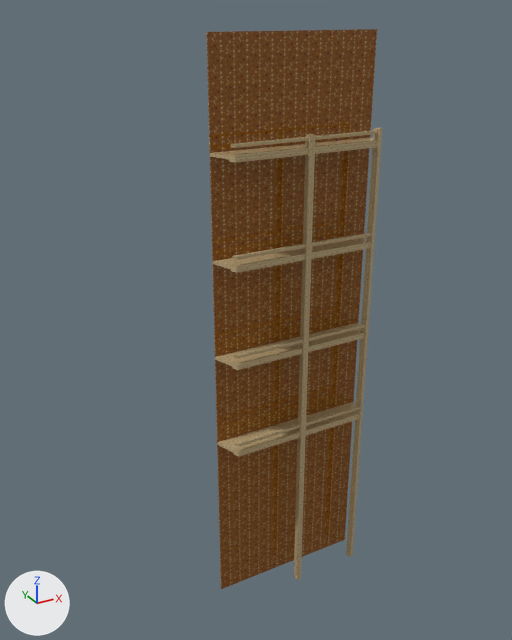
One commit to the glTF model environment_models/assets/SM_Wall.glb: the scene before it, then after it.
Before and after are seen from a 50 mm lens placed at (-21.5, -45.8, 49.4), pointed at (3.9, 0.3, 26.4). Arrows for +X, +Y and +Z are at lower left; the lights stay in place. Where no turn or scale is listed for an object, it has been applied to the vertices. Vertices at the same position are counted once.

Objects in the first picture: 'SM_Wall'.
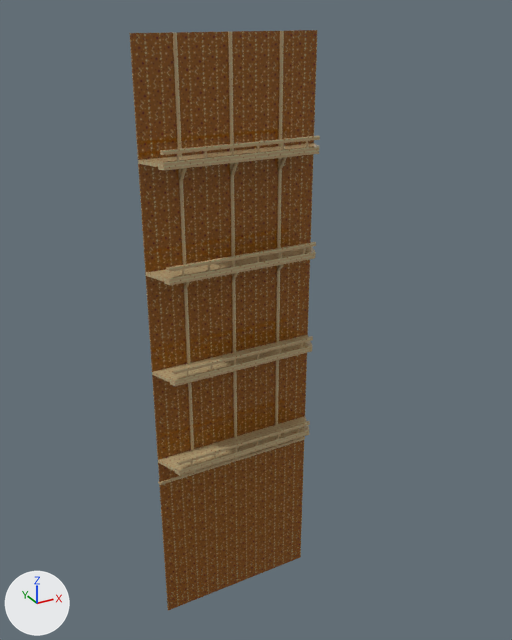
The change, as JSON lines over the scene's bpy script:
```json
{"block": "me_sm_wall", "where": "# used by ob_sm_wall; location = (0.0, 1.0, 0.0)"}
{"op": "remove", "block": "me_sm_wall", "code": "me_sm_wall.from_pydata(...)  # 120 vertices, 180 faces; spans x 0.0..14.0, y -3.4..-0.9, z 0.0..48.0"}
{"op": "add", "block": "me_sm_wall", "code": "me_sm_wall.from_pydata(...)  # 472 vertices, 580 faces; spans x 0.0..14.1, y -3.3..-0.9, z 0.0..48.0"}
{"block": "me_sm_wall", "change": "me_sm_wall part 1: 8 vertices moved from x 0.6..0.9, y -3.2..-3.0, z 16.8..40.8 to x 0.9..6.9, y -3.3, z 16.8..40.8; 48 vertices removed from x 0.6..13.5, y -3.4..-2.7, z 0.0..41.1; 400 vertices added at x 0.0..14.1, y -3.3..-0.9, z 13.8..48.0"}
{"block": "me_sm_wall", "change": "me_sm_wall part 2: 12 kept faces spanning x 0.0..14.0, y -3.0..-1.0, z 15.9..40.1 get new texture (UV) coordinates"}
{"op": "set", "path": "ob_sm_wall.location", "old": "(0.0, 1.0, 0.0)", "new": "(-5.31, 1.0, 0.0)"}
```

Pixel boxes (x1, y1, x2, y2) of what changed, in the pictures (512 x 640 px):
```json
{"object": "SM_Wall", "change": "reshaped, moved", "before": [206, 29, 383, 589], "after": [129, 30, 320, 610], "on screen": "8% wider"}
{"part": 1, "of": "me_sm_wall", "change": "built on", "before": [229, 128, 383, 580], "after": [141, 31, 320, 485]}
{"part": 2, "of": "me_sm_wall", "change": "surface changed", "before": [210, 156, 234, 453], "after": [143, 164, 177, 473]}
```
